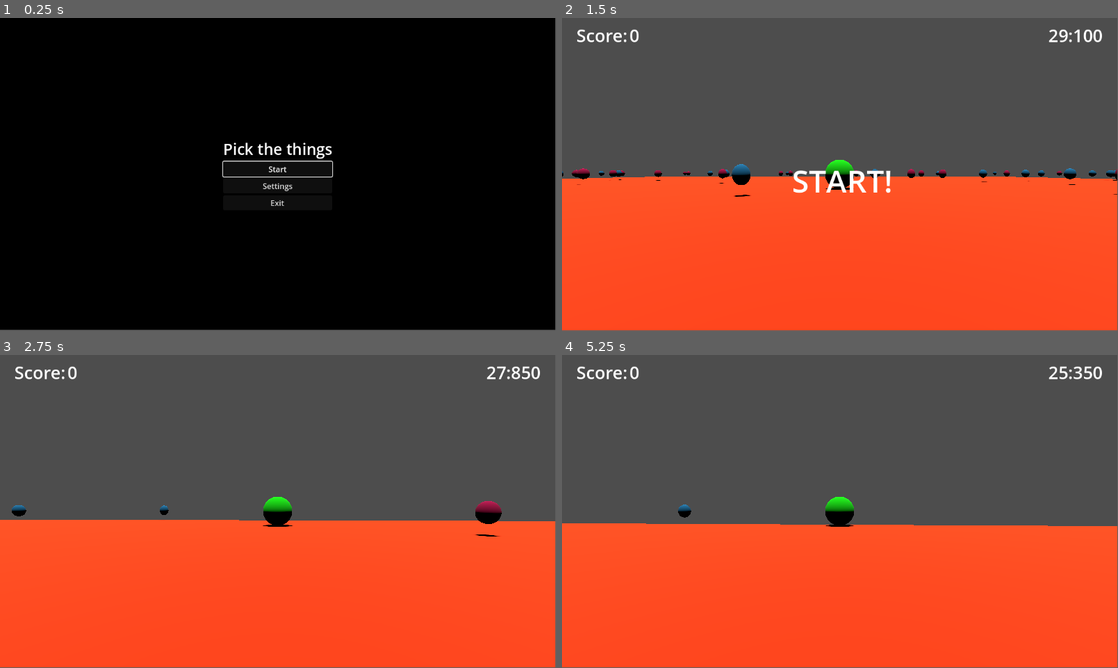
Above: before the commit, frames 1-4 (two rows, left to right).
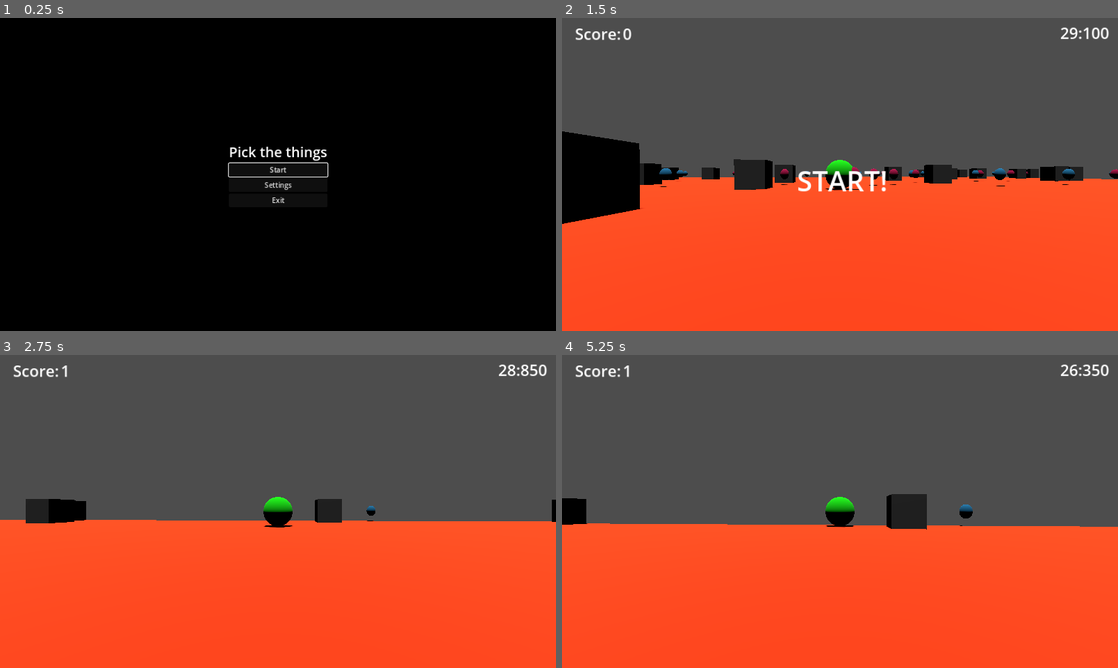
Above: after the commit, the same moments.

Repository: tfcb93/pick-up-the-things
Game: Godot game, scene res://Scenes/Start_screen.tscn
The game is run twice, just before and just after one commit, with the same random seed, the same clock (stepped at 60 frames per second) and the same inputs.
Inputs (mouse positions are in pixels of both pictures, inside the frame that each line leads up to):
- Up to frame 1 (0.25 s): no input
- Up to frame 2 (1.5 s): click "Start" at 0.5 s; move the mouse to (867, 171) at 1.27 s; hold Up (move_forward) from 1.28 s (still down)
- Up to frame 3 (2.75 s): keep holding Up (move_forward); move the mouse to (250, 511) at 2.02 s
- Up to frame 4 (5.25 s): keep holding Up (move_forward); move the mouse to (851, 505) at 2.77 s; move the mouse to (834, 514) at 3.52 s; move the mouse to (878, 514) at 4.27 s; move the mouse to (795, 508) at 5.02 s
The window is 799x449 before the commit and 800x450 after it. Grey fills any space a smaller window leaves; there, only what the larger window draws over its background counts as a difference.

The runs differ from the first frame. In frame 1, 1.1% of the frame differs, in the area x 0-100%, y 39-100%; in frame 2, 7.7%, in the area x 0-100%, y 2-100%; in frame 3, 2.4%; in frame 4, 2.3%.

Commit message:
Changes the screen size; [WIP] Creates obstacles

Diff:
--- a/Scenes/End_menu.tscn
+++ b/Scenes/End_menu.tscn
@@ -6,10 +6,17 @@
 script = ExtResource("1_og54i")
 
 [node name="BoxContainer" type="BoxContainer" parent="."]
-offset_left = 441.0
-offset_top = 493.0
-offset_right = 711.0
-offset_bottom = 573.0
+anchors_preset = 7
+anchor_left = 0.5
+anchor_top = 1.0
+anchor_right = 0.5
+anchor_bottom = 1.0
+offset_left = -135.0
+offset_top = -190.0
+offset_right = 135.0
+offset_bottom = -110.0
+grow_horizontal = 2
+grow_vertical = 0
 alignment = 1
 vertical = true
 
--- /dev/null
+++ b/Scenes/Obstacle.tscn
@@ -0,0 +1,17 @@
+[gd_scene load_steps=4 format=3 uid="uid://cll2pei01ho2x"]
+
+[ext_resource type="Script" path="res://Scripts/Obstacle.gd" id="1_2t6nv"]
+
+[sub_resource type="ConcavePolygonShape3D" id="ConcavePolygonShape3D_pyraw"]
+data = PackedVector3Array(-0.5, 0.5, 0.5, 0.5, 0.5, 0.5, -0.5, -0.5, 0.5, 0.5, 0.5, 0.5, 0.5, -0.5, 0.5, -0.5, -0.5, 0.5, 0.5, 0.5, -0.5, -0.5, 0.5, -0.5, 0.5, -0.5, -0.5, -0.5, 0.5, -0.5, -0.5, -0.5, -0.5, 0.5, -0.5, -0.5, 0.5, 0.5, 0.5, 0.5, 0.5, -0.5, 0.5, -0.5, 0.5, 0.5, 0.5, -0.5, 0.5, -0.5, -0.5, 0.5, -0.5, 0.5, -0.5, 0.5, -0.5, -0.5, 0.5, 0.5, -0.5, -0.5, -0.5, -0.5, 0.5, 0.5, -0.5, -0.5, 0.5, -0.5, -0.5, -0.5, 0.5, 0.5, 0.5, -0.5, 0.5, 0.5, 0.5, 0.5, -0.5, -0.5, 0.5, 0.5, -0.5, 0.5, -0.5, 0.5, 0.5, -0.5, -0.5, -0.5, 0.5, 0.5, -0.5, 0.5, -0.5, -0.5, -0.5, 0.5, -0.5, 0.5, 0.5, -0.5, -0.5, -0.5, -0.5, -0.5)
+
+[sub_resource type="BoxMesh" id="BoxMesh_e4oa8"]
+
+[node name="Obstacle" type="StaticBody3D"]
+script = ExtResource("1_2t6nv")
+
+[node name="CollisionShape3D" type="CollisionShape3D" parent="."]
+shape = SubResource("ConcavePolygonShape3D_pyraw")
+
+[node name="MeshInstance3D" type="MeshInstance3D" parent="."]
+mesh = SubResource("BoxMesh_e4oa8")
--- /dev/null
+++ b/Scenes/Obstacles_list.tscn
@@ -0,0 +1,6 @@
+[gd_scene load_steps=2 format=3 uid="uid://dxeofgv7qsibv"]
+
+[ext_resource type="Script" path="res://Scripts/Obstacles_list.gd" id="1_1dbl8"]
+
+[node name="Obstacles_list" type="Node"]
+script = ExtResource("1_1dbl8")
--- a/Scenes/Start_screen.tscn
+++ b/Scenes/Start_screen.tscn
@@ -9,8 +9,8 @@
 script = ExtResource("1_0tagd")
 
 [node name="ColorRect" type="ColorRect" parent="."]
-offset_right = 1152.0
-offset_bottom = 647.0
+offset_right = 1280.0
+offset_bottom = 720.0
 color = Color(0, 0, 0, 1)
 
 [node name="VBoxContainer" type="VBoxContainer" parent="."]
--- a/Scenes/UI.tscn
+++ b/Scenes/UI.tscn
@@ -33,10 +33,14 @@
 [node name="RunTimer" type="Timer" parent="."]
 
 [node name="HBoxContainer2" type="HBoxContainer" parent="."]
-offset_left = 1004.0
-offset_top = 10.0
-offset_right = 1122.0
-offset_bottom = 63.0
+anchors_preset = 1
+anchor_left = 1.0
+anchor_right = 1.0
+offset_left = -138.0
+offset_top = 8.0
+offset_right = -20.0
+offset_bottom = 61.0
+grow_horizontal = 0
 alignment = 2
 
 [node name="Text - Timer" type="Label" parent="HBoxContainer2"]
--- a/Scripts/Collectables_list.gd
+++ b/Scripts/Collectables_list.gd
@@ -7,6 +7,7 @@
 		WorldGlobals.totalCollectables = value;
 	get:
 		return total_collectables
+@export var playerSize: Vector3 = Vector3(1, 0, 1);
 
 @onready var piece = preload("res://Scenes/Collectable.tscn");
 
@@ -14,11 +15,14 @@
 	for collectable_number in total_collectables:
 		var new_collectable = piece.instantiate();
 		var add_time = randi() % 2;
-		new_collectable.position = Vector3(
-			randf_range(-area.x/2, area.x/2),
-			0,
-			randf_range(-area.y/2, area.y/2)
-		);
+		while true:
+			new_collectable.position = Vector3(
+				randf_range(-area.x/2, area.x/2),
+				0,
+				randf_range(-area.y/2, area.y/2)
+			);
+			if (new_collectable.position.x >= playerSize.x or new_collectable.position.x <= playerSize.x * -1) and (new_collectable.position.z >= playerSize.z or new_collectable.position.z <= playerSize.z * -1):
+				break;
 		add_child(new_collectable);
 		if add_time != 0:
 			new_collectable.change_add_time(add_time);
--- a/Scripts/Ground.gd
+++ b/Scripts/Ground.gd
@@ -1,10 +1,12 @@
 extends StaticBody3D
 
 var collectableListScene := preload("res://Scenes/Collectables_list.tscn");
+var obstacle_list_instance := preload("res://Scenes/Obstacles_list.tscn");
 
 @onready var floorMesh := $MeshInstance3D;
 @onready var floorCollision := $CollisionShape3D;
 @onready var collectableList: Node;
+var obstacle_list: Node;
 
 @onready var front_collision: CollisionShape3D = $bounderies/front/front_collision;
 @onready var back_collision: CollisionShape3D = $bounderies/back/back_collision;
@@ -26,7 +28,13 @@
 	floorMesh.mesh.size = floorSize;
 	floorCollision.shape.size = floorSize;
 	create_bounderies();
+	create_obstacles();
 	create_collectable_field(Vector2(floorSize.x, floorSize.z));
+
+func create_obstacles() -> void:
+	obstacle_list = obstacle_list_instance.instantiate();
+	obstacle_list.area = floorSize;
+	add_child(obstacle_list);
 
 func create_collectable_field(areaSize := Vector2(10, 10)) -> void:
 	collectableList = collectableListScene.instantiate();
--- /dev/null
+++ b/Scripts/Obstacle.gd
@@ -0,0 +1,7 @@
+extends StaticBody3D;
+
+func _ready() -> void:
+	pass # Replace with function body.
+
+func _process(delta: float) -> void:
+	pass
--- /dev/null
+++ b/Scripts/Obstacles_list.gd
@@ -0,0 +1,21 @@
+extends Node;
+
+@export var area := Vector3(10, 0, 10);
+
+var obstacle_instance := preload("res://Scenes/Obstacle.tscn");
+var playerSize: Vector3 = Vector3(1, 0 ,1);
+func _ready() -> void:
+	for obstacle in WorldGlobals.totalObstacles:
+		var new_obstacle := obstacle_instance.instantiate();
+		while true:
+			new_obstacle.position = Vector3(
+				randf_range(-area.x/2, area.x/2),
+				0,
+				randf_range(-area.z/2, area.z/2)
+			);
+
+			if (new_obstacle.position.x >= playerSize.x or new_obstacle.position.x <= playerSize.x * -1) and (new_obstacle.position.z >= playerSize.z or new_obstacle.position.z <= playerSize.z * -1):
+				break;
+		# check if the position is not near from other obstacles in a degree
+		# repeat until all obstacles are included
+		add_child(new_obstacle);
--- a/Scripts/WorldGlobals.gd
+++ b/Scripts/WorldGlobals.gd
@@ -5,6 +5,7 @@
 
 var totalCollectables := game_initial_total_collectable;
 var totalCollected := 0;
+var totalObstacles := 50;
 var timeIsOut := false;
 var gameTime := game_initial_time;
 var gameIsStop := false;
--- a/project.godot
+++ b/project.godot
@@ -24,6 +24,12 @@
 [debug]
 
 gdscript/warnings/unused_signal=0
+
+[display]
+
+window/size/viewport_width=1280
+window/size/viewport_height=720
+window/stretch/mode="canvas_items"
 
 [input]
 
